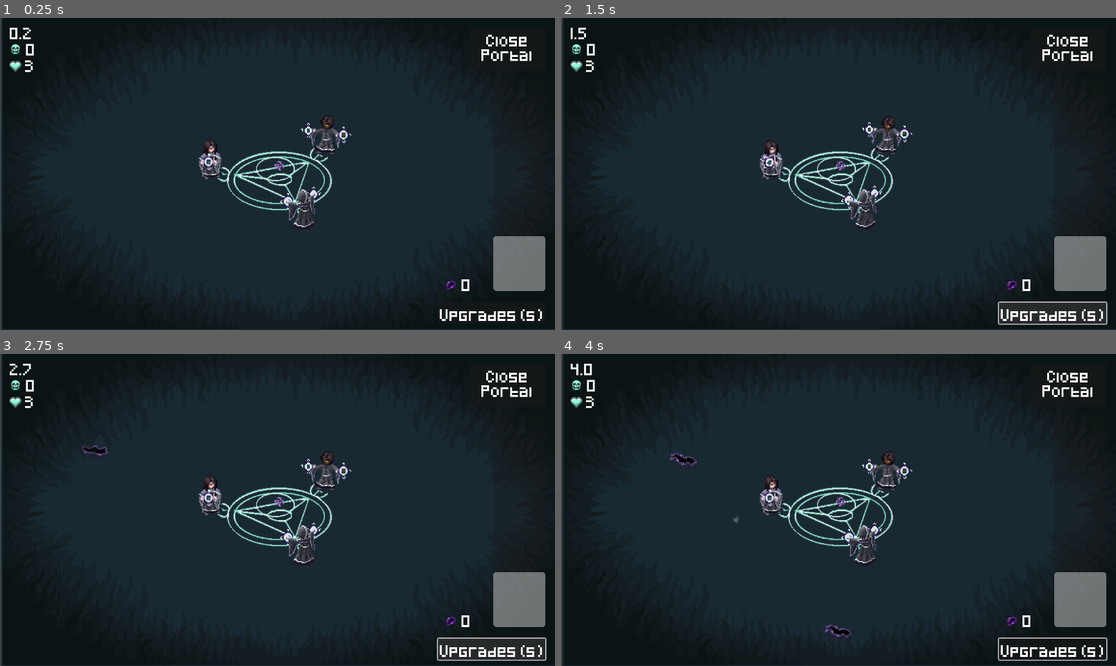
Above: before the commit, frames 1-4 (two rows, left to right).
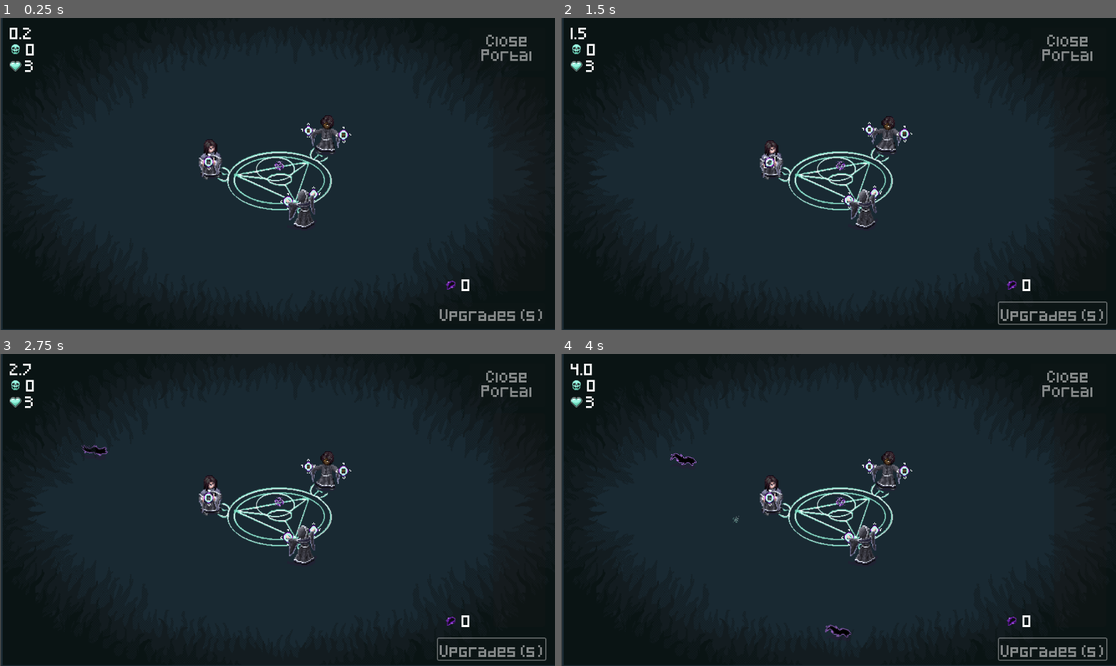
Above: after the commit, the same moments.

Repository: alifeee/loop
Game: Godot game, scene res://scenes/main.tscn
The game is run twice, just before and just after one commit, with the same random seed, the same clock (stepped at 60 frames per second) and the same inputs. The engine's default icon, where the game draws it, is replaced by a stand-in: a white triangle on a blue panel in a dark square.
Inputs (mouse positions are in pixels of both pictures, inside the frame that each line leads up to):
- Up to frame 1 (0.25 s): no input
- Up to frame 2 (1.5 s): click (1054, 314) at 0.5 s, where only the run before the commit has a clickable "Upgrades (s)"; click (1054, 314) at 1.25 s, where only the run before the commit has a clickable "Upgrades (s)"
- Up to frame 3 (2.75 s): click (493, 650) at 2 s, where only the run before the commit has a clickable "Upgrades (s)"
- Up to frame 4 (4 s): move the mouse to (960, 494) at 2.77 s; press the mouse at (960, 494) at 2.78 s; move the mouse to (727, 525) at 3.52 s; release the mouse at (727, 525) at 3.53 s; click (727, 525) at 3.6 s

The runs differ from the first frame. In frame 1, 2.3% of the frame differs, in the area x 79-99%, y 5-98%; in frame 2, 3.4%, in the area x 78-99%, y 5-99%; in frame 3, 3.4%; in frame 4, 2.5%.

Commit message:
make end button work ;]

Diff:
--- a/scenes/game_ui.tscn
+++ b/scenes/game_ui.tscn
@@ -7,7 +7,7 @@
 [ext_resource type="Texture2D" uid="uid://bp5fs4g8gmv4t" path="res://assets/non-animations/mote.png" id="5_bt76a"]
 [ext_resource type="Texture2D" uid="uid://dqq53perjcbym" path="res://assets/non-animations/heart.png" id="5_djwj0"]
 
-[node name="Control" type="Control"]
+[node name="Control" type="Control" node_paths=PackedStringArray("close_button", "shop_button", "progress_bar")]
 layout_mode = 3
 anchors_preset = 15
 anchor_right = 1.0
@@ -15,6 +15,9 @@
 grow_horizontal = 2
 grow_vertical = 2
 script = ExtResource("1_u2dgd")
+close_button = NodePath("Panel/Close Portal Button")
+shop_button = NodePath("Panel/Shop Button")
+progress_bar = NodePath("Panel/ProgressBar")
 
 [node name="Reference Image" type="TextureRect" parent="."]
 visible = false
@@ -190,9 +193,8 @@
 offset_bottom = 243.0
 grow_horizontal = 0
 grow_vertical = 2
-max_value = 200.0
 step = 1.0
-value = 50.0
+value = 2.0
 fill_mode = 3
 show_percentage = false
 
--- a/scripts/game_ui.gd
+++ b/scripts/game_ui.gd
@@ -2,16 +2,24 @@
 
 var time_elapsed: float
 var errortween: Tween
+@export var close_button: Button
+@export var shop_button: Button
+@export var progress_bar: ProgressBar
 
 func _ready() -> void:
 	#start_time = Time.get_unix_time_from_system()
 	$EndLabel.visible = false
+	close_button.disabled = true
+	close_button.modulate.a = 0.5
+	shop_button.disabled = true
+	shop_button.modulate.a = 0.5
 	Globals.end_game.connect(func(): $EndLabel.visible = true)
+	Globals.end_game.connect(func(): $EndLabel.text = "you s̶u̶c̶k̶ win!")
 	Globals.reset_game.connect(func(): time_elapsed = 0)
 	Globals.reset_game.connect(func(): $EndLabel.visible = false)
+	close_button.pressed.connect(Globals.endgame)
 
 func _process(delta: float) -> void:
-
 	# time
 	if Globals.gamestate == Globals.GAMESTATES.PLAYING:
 		time_elapsed += delta
@@ -19,6 +27,10 @@
 	$TopLeftUI/Health/Text.text = str(Globals.player_health)
 	$TopLeftUI/KillCounter/Text.text = str(Globals.total_demons - len(Globals.demons))
 	$Panel/ProgressBar/KillCounter/Text.text = str(Globals.motes)
+	progress_bar.value = Globals.motes
+	if Globals.motes >= progress_bar.max_value:
+		close_button.disabled = false
+		close_button.modulate.a = 1
 
 
 func display_error(errortext: String) -> void:
--- a/scripts/globals.gd
+++ b/scripts/globals.gd
@@ -60,8 +60,13 @@
 	print("resuming game")
 
 func endgame():
+	pause()
+	end_game.emit()
 	gamestate = GAMESTATES.WIN_SCREEN
-	end_game.emit()
+	var hittables = []
+	hittables.append_array(Globals.demons)
+	for hittable in hittables:
+		hittable.hit(100)
 	print("ending game")
 
 func hit_player(damage: int):
Not shown: 1 places in scenes/main.tscn that only renumber resources
